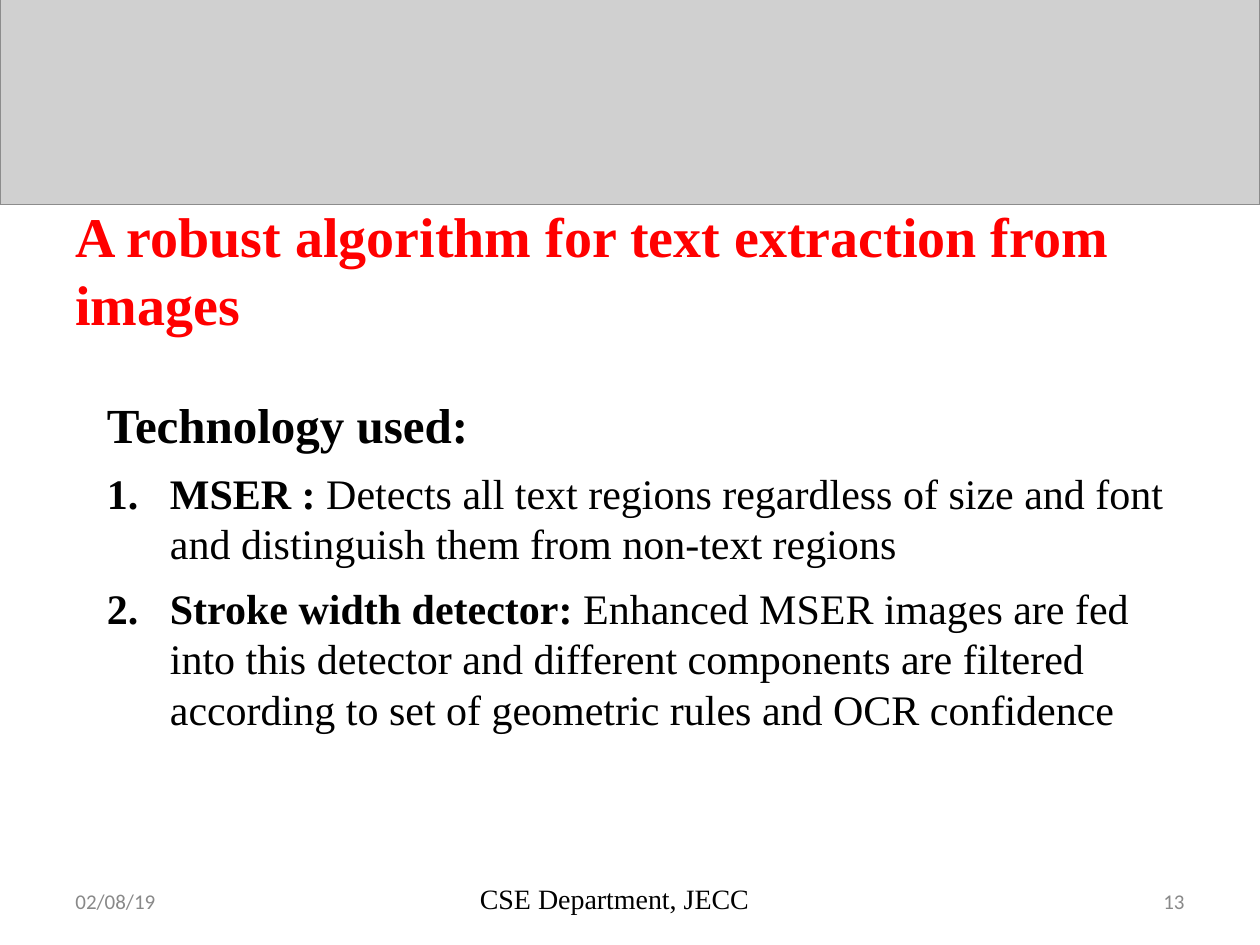
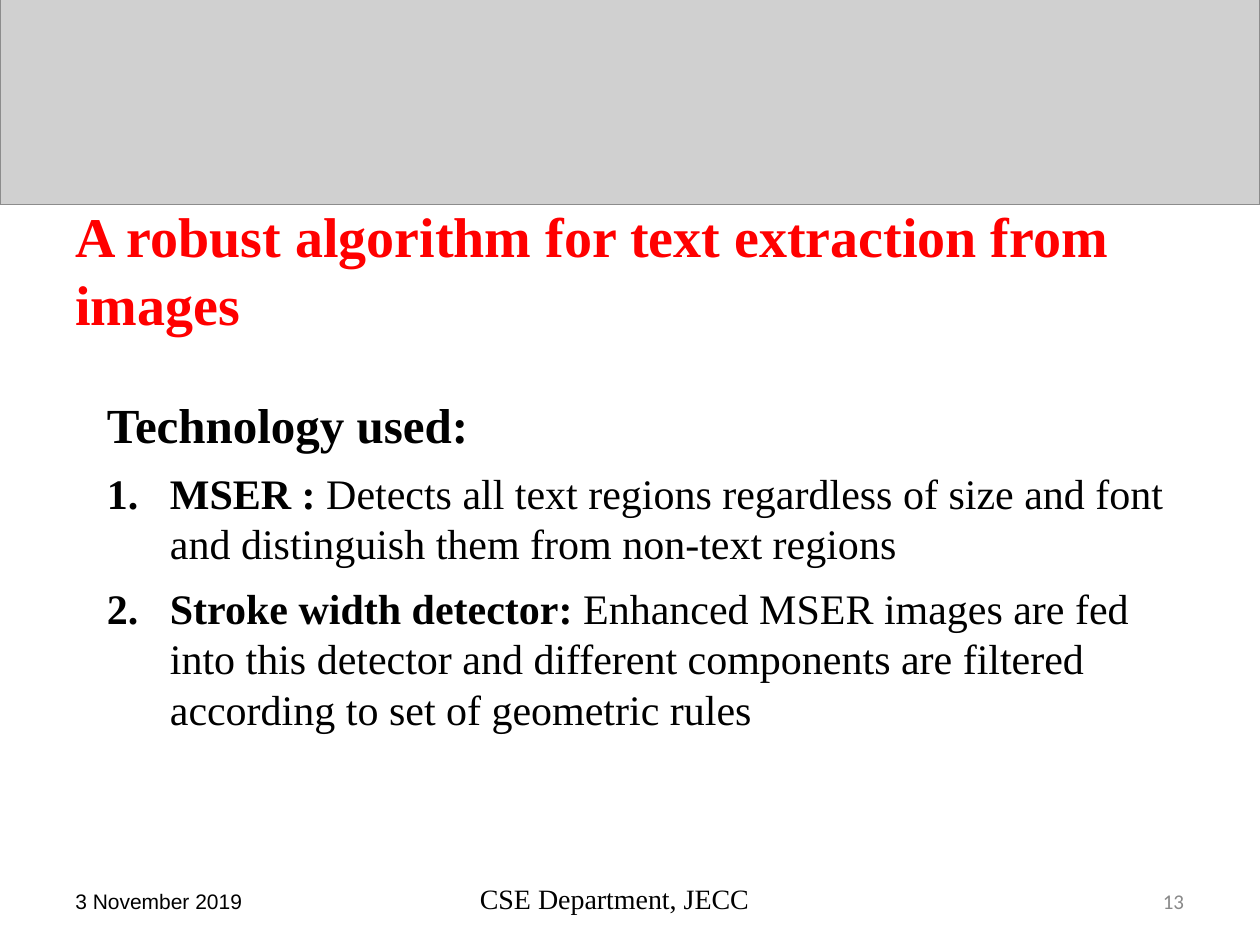
Before and after one commit to sreeragrnandan/Design-Project, a slide deck: slide 13 of DP G7 first review.pptx. Drawn at 1260x945 pixels with LibreOffice and Linux fonts; fonts in the diff are those of the drawing; grey boxes stand for pictures. Boxes give left, top, right and bottom in pixels: in the first picture for what was removed or moved away, otherwise in the second. Text is boxed around its words. In the diff, an @@ line names an element or a change of style, - is before the commit and + after.

```diff
--- a/DP G7 first review.pptx
+++ b/DP G7 first review.pptx
@@ text at (170, 594, 1129, 734): text changed @@
-2. Stroke width detector: Enhanced MSER images are fed into this detector and different components are filtered according to set of geometric rules and OCR confidence
+2. Stroke width detector: Enhanced MSER images are fed into this detector and different components are filtered according to set of geometric rules
@@ text at (75, 893, 242, 910): text changed; font Calibri to Arial; text colour #898989 to #000000 @@
-02/08/19
+3 November 2019
```
Also in this commit, not shown: 23 other slides changed, 2 slides added, 2 slides removed, 7 other files.
